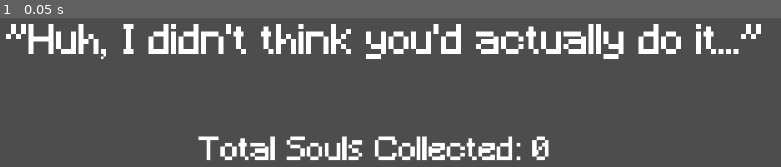
Above: before the commit, frame 1.
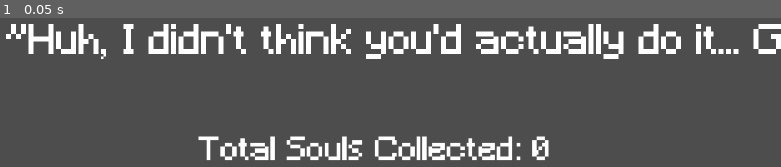
Above: after the commit, the same moment.

Repository: taylorlosch/Jamsepticeye_2025
Game: Godot game, scene res://scenes/ui/EndScreen.tscn
The game is run twice, just before and just after one commit, with the same random seed, the same clock (stepped at 60 frames per second) and the same inputs. This scene is started directly instead of the project's main scene.
Inputs:
- Up to frame 1 (0.05 s): no input

The runs differ from the first frame. In frame 1, 0.4% of the frame differs, in the area x 94-100%, y 4-25%.

Commit message:
big fix pass

Diff:
--- a/adventurer-game/autoload/game_manager.gd
+++ b/adventurer-game/autoload/game_manager.gd
@@ -16,12 +16,9 @@
 	auto_spawn_rate = 2.0
 	auto_spawn_level = 0
 
-# Called when spirit is collected
 func add_spirits(amount: int) -> void:
 	spirits += amount
-	print("Spirits collected! Total: ", spirits)
 
-# Called when spending spirits on upgrades
 func spend_spirits(amount: int) -> bool:
 	if spirits >= amount:
 		spirits -= amount
--- a/adventurer-game/project.godot
+++ b/adventurer-game/project.godot
@@ -30,3 +30,5 @@
 [rendering]
 
 textures/canvas_textures/default_texture_filter=0
+renderer/rendering_method="gl_compatibility"
+renderer/rendering_method.mobile="gl_compatibility"
--- a/adventurer-game/scenes/ui/EndScreen.tscn
+++ b/adventurer-game/scenes/ui/EndScreen.tscn
@@ -1,8 +1,16 @@
-[gd_scene load_steps=4 format=3 uid="uid://dgc1yyonghtij"]
+[gd_scene load_steps=7 format=3 uid="uid://dgc1yyonghtij"]
 
 [ext_resource type="Script" uid="uid://wu81okex2ct5" path="res://scripts/end_screen.gd" id="1_6q23a"]
 [ext_resource type="FontFile" uid="uid://q45m5gpswn2s" path="res://sprites/Minecraft.ttf" id="2_1imq6"]
 [ext_resource type="AudioStream" uid="uid://34hyubjrs70e" path="res://audio/typing_sound.wav" id="3_1imq6"]
+
+[sub_resource type="StyleBoxEmpty" id="StyleBoxEmpty_1imq6"]
+
+[sub_resource type="StyleBoxFlat" id="StyleBoxFlat_1imq6"]
+bg_color = Color(1, 1, 1, 0.3)
+
+[sub_resource type="StyleBoxFlat" id="StyleBoxFlat_d7okc"]
+bg_color = Color(1, 1, 1, 0.2)
 
 [node name="EndScreen" type="CanvasLayer"]
 script = ExtResource("1_6q23a")
@@ -22,7 +30,8 @@
 offset_right = 313.0
 offset_bottom = 41.0
 theme_override_fonts/font = ExtResource("2_1imq6")
-text = "\"Huh, I didn't think you'd actually do it...\""
+text = "\"Huh, I didn't think you'd actually do it... Guess I can't call you mortal now\""
+horizontal_alignment = 1
 
 [node name="StatsLabel" type="Label" parent="."]
 offset_left = 87.0
@@ -39,7 +48,11 @@
 offset_right = 263.0
 offset_bottom = 150.0
 theme_override_fonts/font = ExtResource("2_1imq6")
+theme_override_styles/normal = SubResource("StyleBoxEmpty_1imq6")
+theme_override_styles/pressed = SubResource("StyleBoxFlat_1imq6")
+theme_override_styles/hover = SubResource("StyleBoxFlat_d7okc")
 text = "But... You Still Owe More"
+flat = true
 
 [node name="TypeSound" type="AudioStreamPlayer" parent="."]
 stream = ExtResource("3_1imq6")
--- a/adventurer-game/scripts/dialogue_box.gd
+++ b/adventurer-game/scripts/dialogue_box.gd
@@ -15,10 +15,8 @@
 	is_typing = true
 	can_continue = false
 
-	# Type out text
 	await type_text(text)
 
-	# Show continue prompt
 	is_typing = false
 	can_continue = true
 	$DialoguePanel/ContinuePrompt.visible = true
@@ -36,7 +34,7 @@
 
 func _input(event: InputEvent) -> void:
 	if event.is_action_pressed("ui_accept") and can_continue and visible:
-		can_continue = false  # Prevent multiple triggers
+		can_continue = false
 		hide()
 		dialogue_finished.emit()
-		get_viewport().set_input_as_handled()  # Consume the input so it doesn't reach other nodes
+		get_viewport().set_input_as_handled()
--- a/adventurer-game/scripts/dungeon.gd
+++ b/adventurer-game/scripts/dungeon.gd
@@ -15,10 +15,9 @@
 				area.queue_free()
 
 func _on_body_entered(body: Node2D) -> void:
-	print("Body entered: ", body.name)
+	pass
 
 func _on_area_entered(area: Area2D) -> void:
-	print("Area entered: ", area.name)
 
 	if area.name == "Hero":
 		if area.has_method("die"):
--- a/adventurer-game/scripts/end_screen.gd
+++ b/adventurer-game/scripts/end_screen.gd
@@ -14,14 +14,8 @@
 	var tween = create_tween()
 	tween.tween_property($BlackBackground, "modulate:a", 1.0, 1.0)
 	await tween.finished
-
-	# Type out dialogue
 	await type_text($DialogueLabel, "Huh, I didn't think you'd actually do it...")
-
-	# Wait a moment
 	await get_tree().create_timer(1.0).timeout
-
-	# Type out stats
 	var stats_text = "Total Souls Collected: " + str(total_souls)
 	await type_text($StatsLabel, stats_text)
 	await get_tree().create_timer(0.5).timeout
--- a/adventurer-game/scripts/main.gd
+++ b/adventurer-game/scripts/main.gd
@@ -28,7 +28,11 @@
 	"intro": false,
 	"100": false,
 	"400": false,
-	"5000": false
+	"800": false,
+	"1500": false,
+	"2000": false,
+	"5000": false,
+	"8000": false,
 }
 
 func _ready() -> void:
@@ -54,7 +58,7 @@
 func show_intro_dialogue() -> void:
 	set_process(false)
 	disable_ui()
-	dialogue_box.show_dialogue("You owe 10,000 souls mortal. Send adventurers into the dungeon. There death- is your opportunity.")
+	dialogue_box.show_dialogue("You owe 10,000 souls mortal. Send adventurers into the dungeon. Their death- is your opportunity.")
 	dialogues_shown["intro"] = true
 
 func _on_dialogue_finished() -> void:
@@ -66,19 +70,43 @@
 		dialogues_shown["100"] = true
 		set_process(false)
 		disable_ui()
-		dialogue_box.show_dialogue("100 souls collected... If you haven't already... Why not spend some for yourself >:D")
+		dialogue_box.show_dialogue("Look at that, your first 100.. Wasn't so bad right? Those guys chose to go. You only pointed the way.")
 
 	if GameManager.spirits >= 400 and not dialogues_shown["400"]:
 		dialogues_shown["400"] = true
 		set_process(false)
 		disable_ui()
-		dialogue_box.show_dialogue("400 souls collected... If you haven't already... Why not spend some for yourself >:D")
+		dialogue_box.show_dialogue("The guild is booming now, and your aura has started to change.. Do you feel it?")
+
+	elif GameManager.spirits >= 800 and not dialogues_shown["800"]:
+		dialogues_shown["800"] = true
+		set_process(false)
+		disable_ui()
+		dialogue_box.show_dialogue("Got the hang of it now, huh?.. Guess you really are different from them.")
+
+	elif GameManager.spirits >= 1500 and not dialogues_shown["1500"]:
+		dialogues_shown["1500"] = true
+		set_process(false)
+		disable_ui()
+		dialogue_box.show_dialogue("I Didn't expect you to pull them in so quick... You've got a knack for this.")
+
+	elif GameManager.spirits >= 2000 and not dialogues_shown["2000"]:
+		dialogues_shown["2000"] = true
+		set_process(false)
+		disable_ui()
+		dialogue_box.show_dialogue("Humans really are fools... They don't even see your changing...")
 
 	elif GameManager.spirits >= 5000 and not dialogues_shown["5000"]:
 		dialogues_shown["5000"] = true
 		set_process(false)
-		disable_ui()  # Add this
-		dialogue_box.show_dialogue("5,000 souls... You're halfway there. Don't stop now... Or you'll think about what you've done.. Muhahahaha!")
+		disable_ui()
+		dialogue_box.show_dialogue("Half way ther- Hey... Why do you look cooler than me? Tch! No fair...")
+
+	elif GameManager.spirits >= 8000 and not dialogues_shown["8000"]:
+		dialogues_shown["8000"] = true
+		set_process(false)
+		disable_ui()
+		dialogue_box.show_dialogue("Look, you werne't really supposed to be ok doing this... Just. Just avoid the pay debt button there ok?")
 
 func disable_ui() -> void:
 	hero_spawn_btn.disabled = true
@@ -95,12 +123,9 @@
 func _on_upgrade_more_heroes_pressed() -> void:
 	click_sound.play()
 	if GameManager.spend_spirits(upgrade_more_heroes_cost):
-		GameManager.heroes_per_click += 1
-		print("Upgraded! Heroes per click: ", GameManager.heroes_per_click)
-		upgrade_more_heroes_cost *= 2
+		GameManager.heroes_per_click += 2
+		upgrade_more_heroes_cost *= 4
 		update_upgrade_button_text()
-	else:
-		print("Not enough spirits! Need ", upgrade_more_heroes_cost, " but have ", GameManager.spirits)
 
 func update_upgrade_button_text() -> void:
 	var next_level = GameManager.heroes_per_click + 1
@@ -129,7 +154,6 @@
 
 	for i in GameManager.heroes_per_click:
 		if current_hero_count + i >= max_heroes:
-			print("Too many heroes! Max: ", max_heroes)
 			break
 
 		var hero = hero_scene.instantiate()
@@ -162,15 +186,11 @@
 	if GameManager.spend_spirits(upgrade_auto_spawn_cost):
 		if not GameManager.auto_spawn_enabled:
 			GameManager.auto_spawn_enabled = true
-			print("Auto-spawn enabled!")
 		else:
 			GameManager.auto_spawn_level += 1
 			GameManager.auto_spawn_rate = max(0.5, GameManager.auto_spawn_rate * 0.8)
-			print("Auto-spawn upgraded! Level: ", GameManager.auto_spawn_level)
 		upgrade_auto_spawn_cost *= 4
 		update_auto_spawn_button_text()
-	else:
-		print("Not enough spirits! Need ", upgrade_auto_spawn_cost, " but have ", GameManager.spirits)
 
 func update_auto_spawn_button_text() -> void:
 	if upgrade_auto_spawn_btn.has_node("CostLabel"):
@@ -180,16 +200,11 @@
 
 func _on_pay_debt_pressed() -> void:
 	click_sound.play()
-	if GameManager.spend_spirits(pay_debt_cost):  # Uses the 10000 cost variable
-		print("Debt paid! Triggering ending...")
+	if GameManager.spend_spirits(pay_debt_cost):
 		trigger_ending()
-	else:
-		print("Not enough souls! Need ", pay_debt_cost, " but have ", GameManager.spirits)
 
 func trigger_ending() -> void:
 	set_process(false)
-
-	# Fade out music
 	var tween = create_tween()
 	tween.tween_property($BackgroundMusic, "volume_db", -80.0, 1.0)
 
@@ -200,7 +215,7 @@
 
 func update_pay_debt_button_text() -> void:
 	if pay_debt_btn.has_node("CostLabel"):
-		pay_debt_btn.get_node("CostLabel").text = str(pay_debt_cost)  # Use variable, not hardcoded 10000
+		pay_debt_btn.get_node("CostLabel").text = str(pay_debt_cost)
 
 
 func _process(delta: float) -> void:
@@ -216,16 +231,10 @@
 			spawn_heroes_auto()
 
 func get_total_spent() -> int:
-	# Calculate how much was spent on upgrades
-	# This is an approximation - you could track it more precisely
 	var spent = 0
-
-	# Heroes per click upgrades (10, 20, 40, 80...)
 	if GameManager.heroes_per_click > 1:
 		for i in range(1, GameManager.heroes_per_click):
 			spent += 10 * pow(2, i - 1)
-
-	# Auto spawn upgrades (500, 2000, 8000...)
 	if GameManager.auto_spawn_level > 0:
 		for i in range(GameManager.auto_spawn_level):
 			spent += 500 * pow(4, i)
--- a/adventurer-game/scripts/spirit.gd
+++ b/adventurer-game/scripts/spirit.gd
@@ -6,21 +6,16 @@
 var wobble_offset: float = 0.0
 
 func _ready() -> void:
-	# Randomize each spirit's movement
 	float_speed = randf_range(25.0, 40.0)
 	wobble_amount = randf_range(10.0, 20.0)
 	wobble_speed = randf_range(0.006, 0.012)
 	wobble_offset = randf_range(0.0, TAU)
 
 func _process(delta: float) -> void:
-	# Float upward
 	global_position.y -= float_speed * delta
-
-	# Add side-to-side ghostly wobble
 	var wobble = sin(Time.get_ticks_msec() * wobble_speed + wobble_offset) * wobble_amount
 	position.x += wobble * delta
 
-	# Delete when off-screen and add currency
 	if global_position.y < -10:
-		GameManager.add_spirits(1)  # Add currency!
+		GameManager.add_spirits(1)
 		queue_free()
Not shown, removed: adventurer-game/audio/dark_sound.mp3.import
Not shown, removed: adventurer-game/audio/dark_sound.mp3
